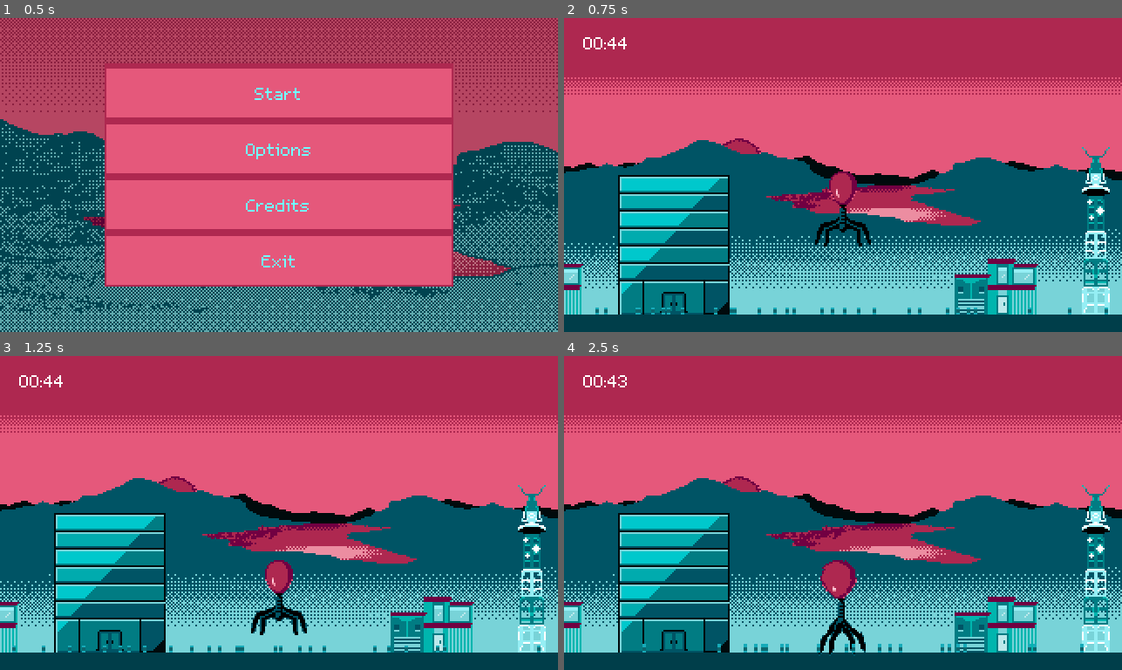
Above: before the commit, frames 1-4 (two rows, left to right).
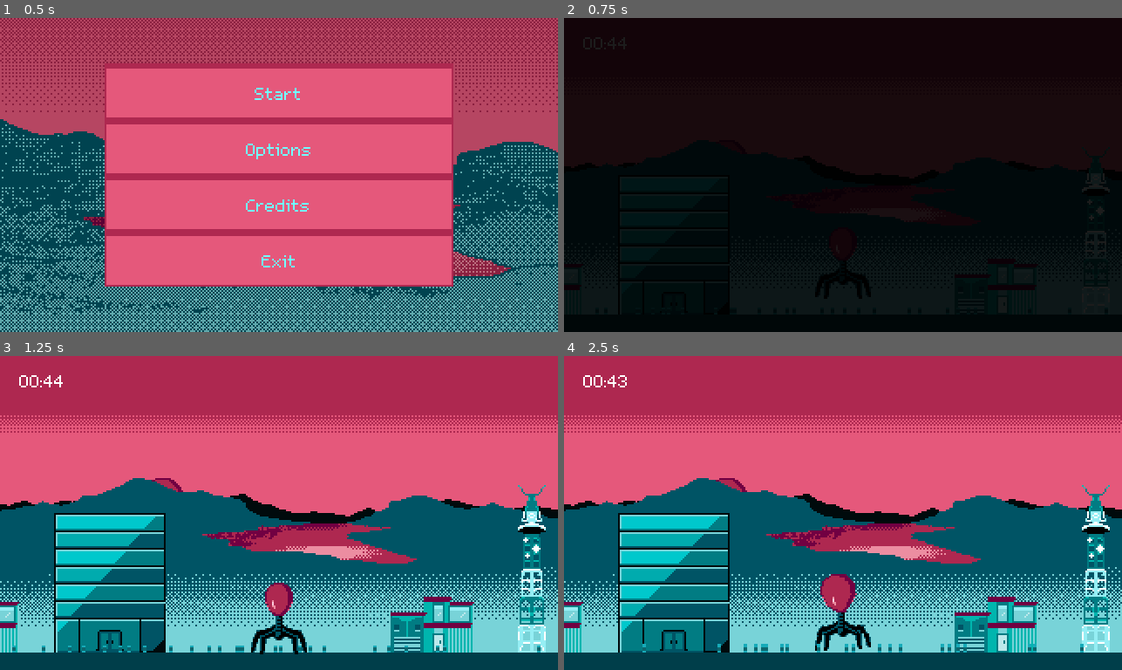
Above: after the commit, the same moments.

Repository: lily-swift/Jame-Gam-46
Game: Godot game, scene res://Scenes/main_menu.tscn
Same seed, same stepped clock (60 frames per second), same inputs: the game is played once before the commit and once after it.
Inputs:
- Up to frame 1 (0.5 s): no input
- Up to frame 2 (0.75 s): click "Start" at 0.5 s
- Up to frame 3 (1.25 s): no input
- Up to frame 4 (2.5 s): tap Enter at 1.25 s; hold Right (moveRight) 1.28-2.03 s; tap Shift (drill) at 1.35 s; tap Space (jump) at 1.52, 2.27 s; hold Left (moveLeft) from 2.03 s (still down); tap L at 2.1 s

Frame 1 is identical in both runs. In frame 2, 97% of the frame differs, in the area x 0-100%, y 0-100%; in frame 3, 1.7%; in frame 4, 1.3%.

Commit message:
Added fade in and made balloon4balloongod trigger when buildings go offscreen and make balloongod rise

Diff:
--- /dev/null
+++ b/Game/Scenes/fade_in.gd
@@ -0,0 +1,20 @@
+extends Sprite2D
+
+@export var fadeTime : float
+@export var startDelay : float = 0.05
+var fadeTimer : float
+
+func _ready():
+	fadeTimer = fadeTime;
+	show()
+
+func _process(delta):
+	if(startDelay > 0):
+		startDelay -= delta
+	else:
+		if(fadeTimer > 0):
+			fadeTimer -= delta
+		else:
+			hide()
+			queue_free()
+	modulate.a = fadeTimer/fadeTime
--- a/Game/Scenes/level.tscn
+++ b/Game/Scenes/level.tscn
@@ -23,11 +23,12 @@
 [ext_resource type="Texture2D" uid="uid://6fyds0bdk5rg" path="res://Art/PlayerSprites/inject_body_spritesheet.png" id="16_00k4y"]
 [ext_resource type="AudioStream" uid="uid://dxf5kuc3qeqng" path="res://Sound/SFX_buttonHover.wav" id="16_24uko"]
 [ext_resource type="Texture2D" uid="uid://sxxf3vguh22n" path="res://Art/PlayerSprites/jump_body.png" id="17_nngtn"]
-[ext_resource type="Script" uid="uid://chj5h6bx5dnxr" path="res://Scripts/game_timer.gd" id="21_0cmrb"]
-[ext_resource type="Script" uid="uid://b8k3rora2iv3f" path="res://Scripts/landeffects.gd" id="21_pnhnk"]
+[ext_resource type="Script" uid="uid://bbx8s3jieeq42" path="res://Scenes/fade_in.gd" id="19_dx6so"]
+[ext_resource type="Script" path="res://Scripts/game_timer.gd" id="21_0cmrb"]
+[ext_resource type="Script" path="res://Scripts/landeffects.gd" id="21_pnhnk"]
 [ext_resource type="AudioStream" uid="uid://bl1yw8n3bhn88" path="res://Sound/MUS_main.wav" id="24_gf56v"]
 [ext_resource type="AudioStream" uid="uid://bju3uhc0bgxbh" path="res://Sound/SFX_land_gapless.wav" id="24_u0did"]
-[ext_resource type="Script" uid="uid://dyp6oiws3gvia" path="res://Scripts/soundtrack.gd" id="25_6y3s5"]
+[ext_resource type="Script" path="res://Scripts/soundtrack.gd" id="25_6y3s5"]
 [ext_resource type="Script" uid="uid://du68t62m3wpjg" path="res://Scripts/camera_2d.gd" id="26_re0q2"]
 [ext_resource type="Texture2D" uid="uid://bgbdpnmhr0nvt" path="res://Art/Buildings/rubble4.png" id="29_hcs0j"]
 [ext_resource type="Texture2D" uid="uid://bi48mgib2pdt5" path="res://Art/Buildings/alt office-export-darker.png" id="31_csjfj"]
@@ -175,6 +176,13 @@
 [sub_resource type="Theme" id="Theme_ais7f"]
 Label/fonts/font = ExtResource("31_dw52x")
 
+[sub_resource type="Gradient" id="Gradient_wbq00"]
+offsets = PackedFloat32Array(0)
+colors = PackedColorArray(0, 0, 0, 1)
+
+[sub_resource type="GradientTexture1D" id="GradientTexture1D_dx6so"]
+gradient = SubResource("Gradient_wbq00")
+
 [sub_resource type="RectangleShape2D" id="RectangleShape2D_i2t4f"]
 size = Vector2(320, 20)
 
@@ -552,15 +560,18 @@
 shader = ExtResource("50_cpxpw")
 shader_parameter/color = Color(0.682353, 0.156863, 0.313726, 1)
 
+[sub_resource type="RectangleShape2D" id="RectangleShape2D_wbq00"]
+size = Vector2(4000, 20)
+
 [node name="Level" type="Node2D"]
 texture_filter = 1
 
 [node name="Balloon" type="RigidBody2D" parent="." node_paths=PackedStringArray("virusBody", "virusAnims", "virusDrillArea", "groundDetector")]
 top_level = true
 texture_filter = 1
-position = Vector2(0, 5)
+position = Vector2(0, 37)
 collision_layer = 32
-collision_mask = 7
+collision_mask = 8199
 gravity_scale = -1.0
 center_of_mass_mode = 1
 center_of_mass = Vector2(0, -5)
@@ -626,16 +637,24 @@
 wait_time = 45.0
 one_shot = true
 
-[node name="StaticBody2D" type="StaticBody2D" parent="."]
+[node name="Fade In" type="Sprite2D" parent="Balloon/Node/Camera2D/Node2D"]
+visible = false
+position = Vector2(0, 10)
+scale = Vector2(2, 200)
+texture = SubResource("GradientTexture1D_dx6so")
+script = ExtResource("19_dx6so")
+fadeTime = 0.3
+
+[node name="Ground" type="StaticBody2D" parent="."]
 position = Vector2(0, 80)
 scale = Vector2(4.36, 1)
 collision_layer = 2
 collision_mask = 289
 
-[node name="CollisionShape2D" type="CollisionShape2D" parent="StaticBody2D"]
+[node name="CollisionShape2D" type="CollisionShape2D" parent="Ground"]
 shape = SubResource("RectangleShape2D_i2t4f")
 
-[node name="ColorRect" type="ColorRect" parent="StaticBody2D"]
+[node name="ColorRect" type="ColorRect" parent="Ground"]
 offset_left = -160.0
 offset_top = -10.0
 offset_right = 160.0
@@ -643,8 +662,8 @@
 color = Color(0, 0.243137, 0.290196, 1)
 
 [node name="VirusBody" type="RigidBody2D" parent="."]
-position = Vector2(0, 7)
-collision_mask = 38
+position = Vector2(0, 37)
+collision_mask = 8230
 mass = 2.3
 physics_material_override = SubResource("PhysicsMaterial_2klc5")
 center_of_mass_mode = 1
@@ -652,7 +671,7 @@
 angular_damp = 2.0
 
 [node name="CollisionPolygon2D" type="CollisionPolygon2D" parent="VirusBody"]
-polygon = PackedVector2Array(8, 6, 14, 9, 16, 23, 11, 23, 7, 18, -7, 18, -11, 23, -16, 23, -14, 9, -8, 6)
+polygon = PackedVector2Array(8, 6, 14, 9, 16, 22, 11, 22, 7, 18, -7, 18, -11, 22, -16, 22, -14, 9, -8, 6)
 
 [node name="VirusAnims" type="AnimatedSprite2D" parent="VirusBody"]
 sprite_frames = SubResource("SpriteFrames_gf56v")
@@ -1132,9 +1151,9 @@
 [node name="BalloonGod" type="Sprite2D" parent="Background" node_paths=PackedStringArray("camera")]
 z_index = -22
 texture_filter = 1
-position = Vector2(-71, 7)
-rotation = 0.598648
+position = Vector2(-67, -7)
 texture = ExtResource("44_l1uqm")
+offset = Vector2(0, 18)
 script = ExtResource("37_bp4cd")
 camera = NodePath("../../Balloon/Node/Camera2D")
 scaleX = 0.75
@@ -1144,17 +1163,23 @@
 show_behind_parent = true
 texture_filter = 1
 material = SubResource("ShaderMaterial_dx6so")
-position = Vector2(-30.3981, -67.631)
-rotation = -0.598648
+position = Vector2(4, -55)
 emitting = false
 amount = 1
 texture = ExtResource("51_wbq00")
-lifetime = 0.5
+lifetime = 0.29
 speed_scale = 0.05
 local_coords = true
 emission_shape = 1
 emission_sphere_radius = 8.0
 
+[node name="Ceiling" type="StaticBody2D" parent="."]
+position = Vector2(0, -350)
+collision_layer = 8192
+
+[node name="CollisionShape2D" type="CollisionShape2D" parent="Ceiling"]
+shape = SubResource("RectangleShape2D_wbq00")
+
 [connection signal="startMinigame" from="Balloon" to="Minigame" method="_on_balloon_start_minigame"]
 [connection signal="body_entered" from="VirusBody/Area2D" to="VirusBody/Area2D" method="_on_body_entered"]
 [connection signal="minigameLose" from="Minigame" to="Balloon" method="_on_minigame_minigame_lose"]
--- a/Game/Scenes/minigame.tscn
+++ b/Game/Scenes/minigame.tscn
@@ -64,7 +64,7 @@
 [node name="Mask" type="Sprite2D" parent="."]
 z_index = 6
 material = SubResource("ShaderMaterial_icj52")
-position = Vector2(-2, -53)
+position = Vector2(0, -54)
 scale = Vector2(1, 3.5)
 texture = ExtResource("8_hu0dr")
 
--- a/Game/Scripts/building.gd
+++ b/Game/Scripts/building.gd
@@ -9,11 +9,14 @@
 var crumbleProgress : float = 0
 var crumbling : bool = false
 var bubbled : bool = false
+var disappeared : bool = false
 var startpos : Vector2
 @export var injectPoint : Node2D
 var bubbleProgress : float
 
 var BalloonForBalloonGod : CPUParticles2D
+var BalloonGod : Sprite2D
+var Camera : Camera2D
 
 func _ready():
 	$AnimatedSprite2D.play("default")
@@ -23,6 +26,8 @@
 	print(startpos)
 	z_index = -1
 	BalloonForBalloonGod = $"../../Background/BalloonGod/Balloon4BalloonGod"
+	BalloonGod = $"../../Background/BalloonGod"
+	Camera =  $"../../Balloon/Node/Camera2D"
 
 
 func bubble():
@@ -45,9 +50,25 @@
 		#$AnimatedSprite2D.set_instance_shader_parameter("sizeY",height)
 		mass = 4
 		gravity_scale = -0.25
-		BalloonForBalloonGod.emitting = true
+
+
+func floatAway():
+	BalloonForBalloonGod.emitting = true
+	hide()
+	disappeared = true
+	collision_mask = 0
+	collision_layer = 0
+	await BalloonForBalloonGod.finished
+	print(BalloonGod.basePos)
+	BalloonGod.basePos -= Vector2(0,1)
+	print(BalloonGod.basePos)
+	queue_free()
+
+
 
 func _process(delta):
+	if(disappeared):
+		return
 	BalloonForBalloonGod.emitting = false
 	if(Input.is_action_just_pressed("debug") and visible):
 		bubble()
@@ -56,6 +77,14 @@
 		bubbleProgress += delta * bubbleSpeed
 		#$AnimatedSprite2D.set_instance_shader_parameter("progress",bubbleProgress)
 		shader.set_shader_parameter("progress", bubbleProgress)
+
+	if(bubbled and global_position.y < -240):
+		collision_mask = 0
+		collision_layer = 0
+
+	if(bubbled and global_position.y < Camera.global_position.y - 150):
+		floatAway()
+
 	if(crumbling):
 		position = startpos + Vector2(0,round(crumbleProgress * height * 1.1))
 		$AnimatedSprite2D.position.x = round(randf_range(-2,2))
@@ -66,8 +95,6 @@
 			$AnimatedSprite2D.hide()
 
 
-
-
 func rubble():
 	if(not crumbling):
 		crumbling = true
--- a/Game/Scripts/camera_2d.gd
+++ b/Game/Scripts/camera_2d.gd
@@ -10,10 +10,10 @@
 	var ty = parent.position.y
 	var x = positionTracker.x
 	var y = positionTracker.y
-	if(x > tx + 75):
-		positionTracker.x = tx+75
-	if(x < tx - 75):
-		positionTracker.x = tx-75
+	if(x > tx + 50):
+		positionTracker.x = tx+50
+	if(x < tx - 50):
+		positionTracker.x = tx-50
 	if(y > ty + 60):
 		positionTracker.y = ty+60
 	if(y < ty+5  and not (ty+5 > -10)):
--- a/Game/Scripts/snap.gd
+++ b/Game/Scripts/snap.gd
@@ -1,7 +1,7 @@
 extends Node2D
 
 @export var camera : Camera2D
-var basePos : Vector2
+@export var basePos : Vector2
 @export var scaleX : float = 0.7
 @export var scaleY : float = 0.7
 
Not shown, added: Game/Scenes/fade_in.gd.uid
Not shown: 1 places in Game/Scenes/level.tscn that only renumber resources
